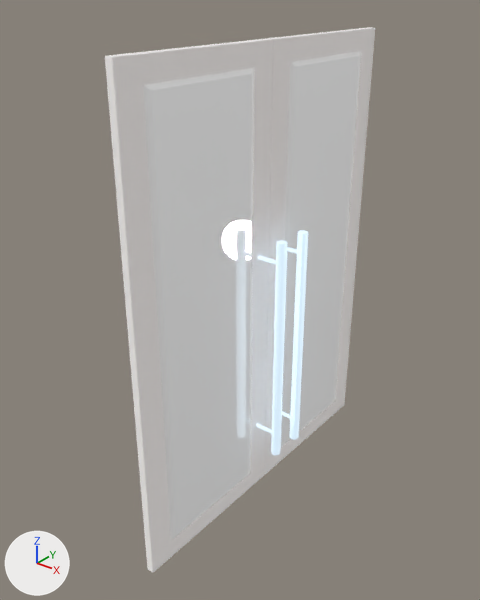
What one commit did to the glTF model myModel/room/door.gltf.
Before and after are seen from a 50 mm lens placed at (-10.74, -4.83, 5.31), pointed at (-12.58, -2.53, 3.88). Lighting does not change. The marker at lower left points along +X, +Y and +Z.

Names of what the first picture shows: '室内-可动门01', '室内-可动门02'.
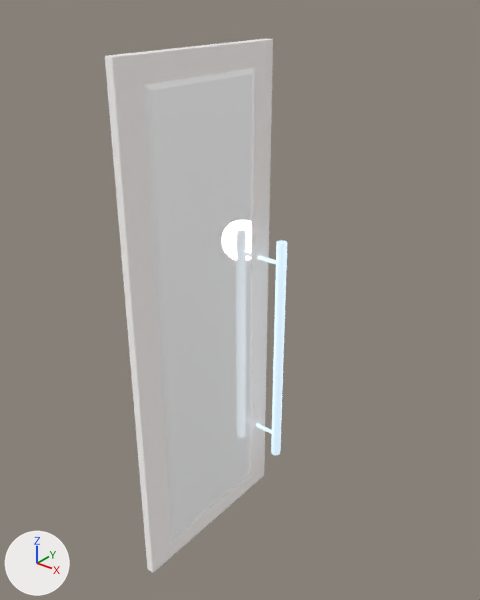
Boxes (x1, y1, x2, y2) around the edits, measured in the pictures (480 x 600 px):
'室内-可动门02', deleted
    before: (264, 27, 375, 475)
    faces in mat_玻璃材质_01 (white #ffffff): (281, 51, 361, 447)
    faces in mat_布景门木件: (264, 27, 375, 475)
    faces in mat_白色金属材质_01 (white #c5d8e6): (282, 230, 308, 440)

The change in detail:
Object '室内-可动门02' (ob_室内_可动门02) is deleted.
